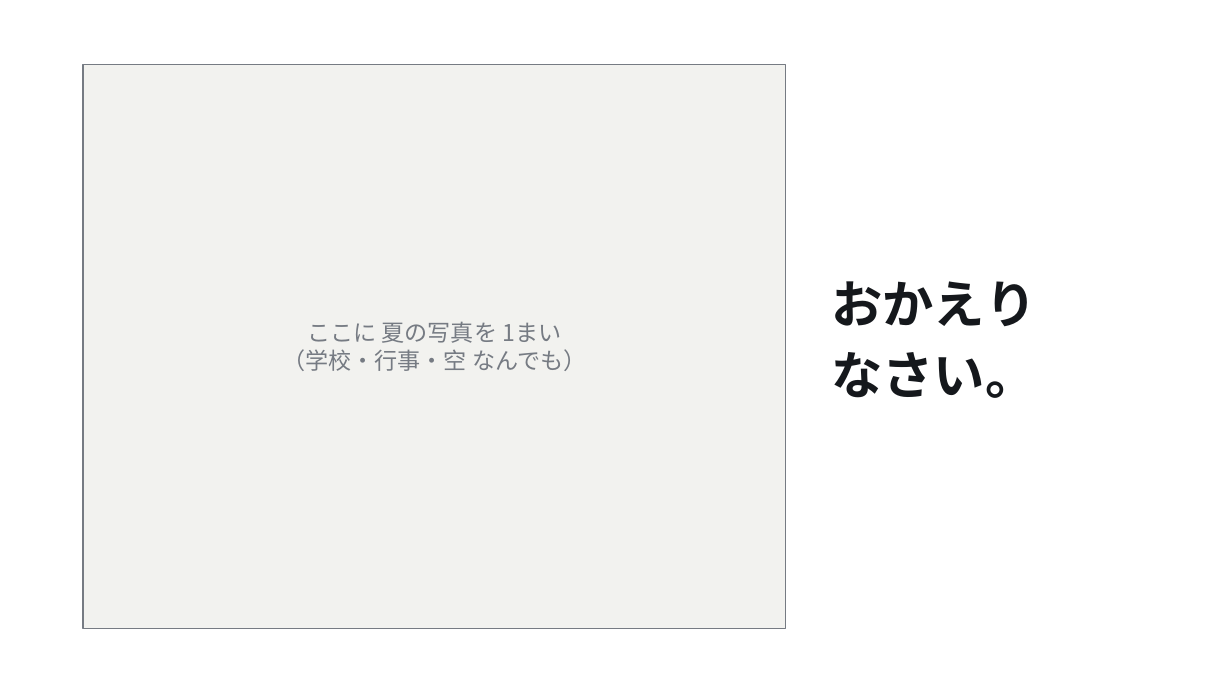
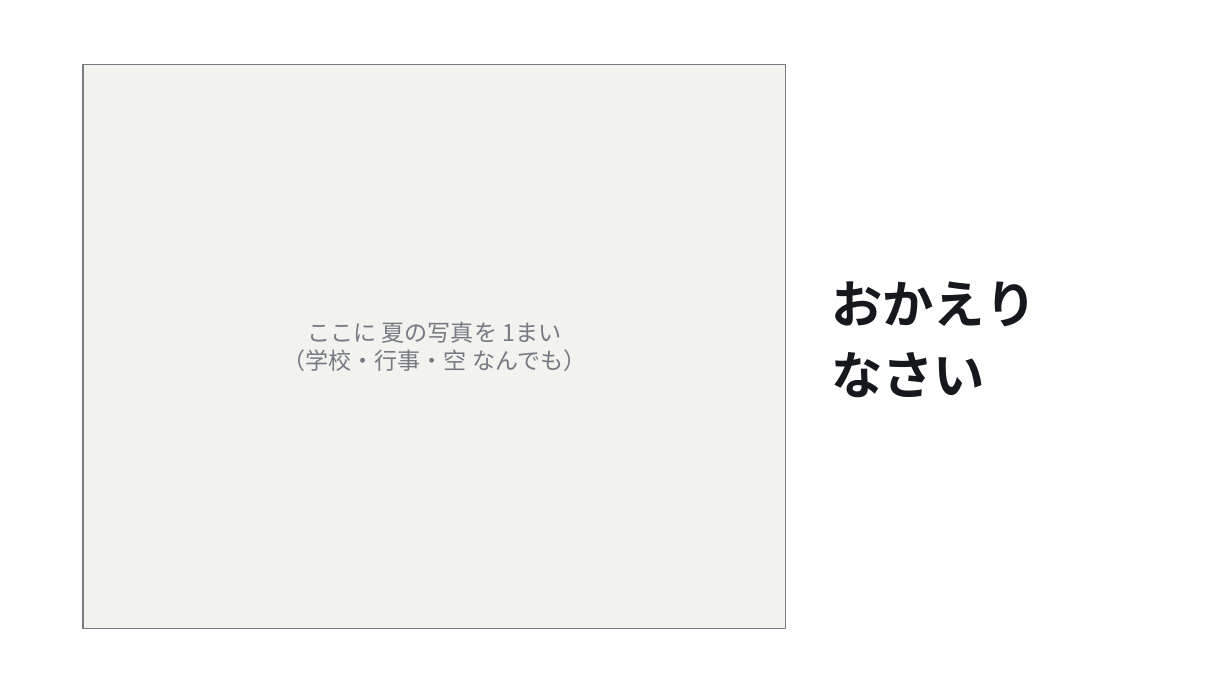
Before and after one commit to A-TOZAK/tateiwa-kenshu, a slide deck: slide 2 of templates/t2_gakkyu_rule.pptx. Drawn at 1232x693 pixels with LibreOffice and Linux fonts; fonts in the diff are those of the drawing. Boxes give left, top, right and bottom in pixels: in the first picture for what was removed or moved away, otherwise in the second. Text is boxed around its words. In the diff, an @@ line names an element or a change of style, - is before the commit and + after.

```diff
--- a/templates/t2_gakkyu_rule.pptx
+++ b/templates/t2_gakkyu_rule.pptx
@@ text at [831,352,985,398]: text changed @@
-なさい。
+なさい
```
Also in this commit, not shown: 5 other slides changed, 17 other files.
